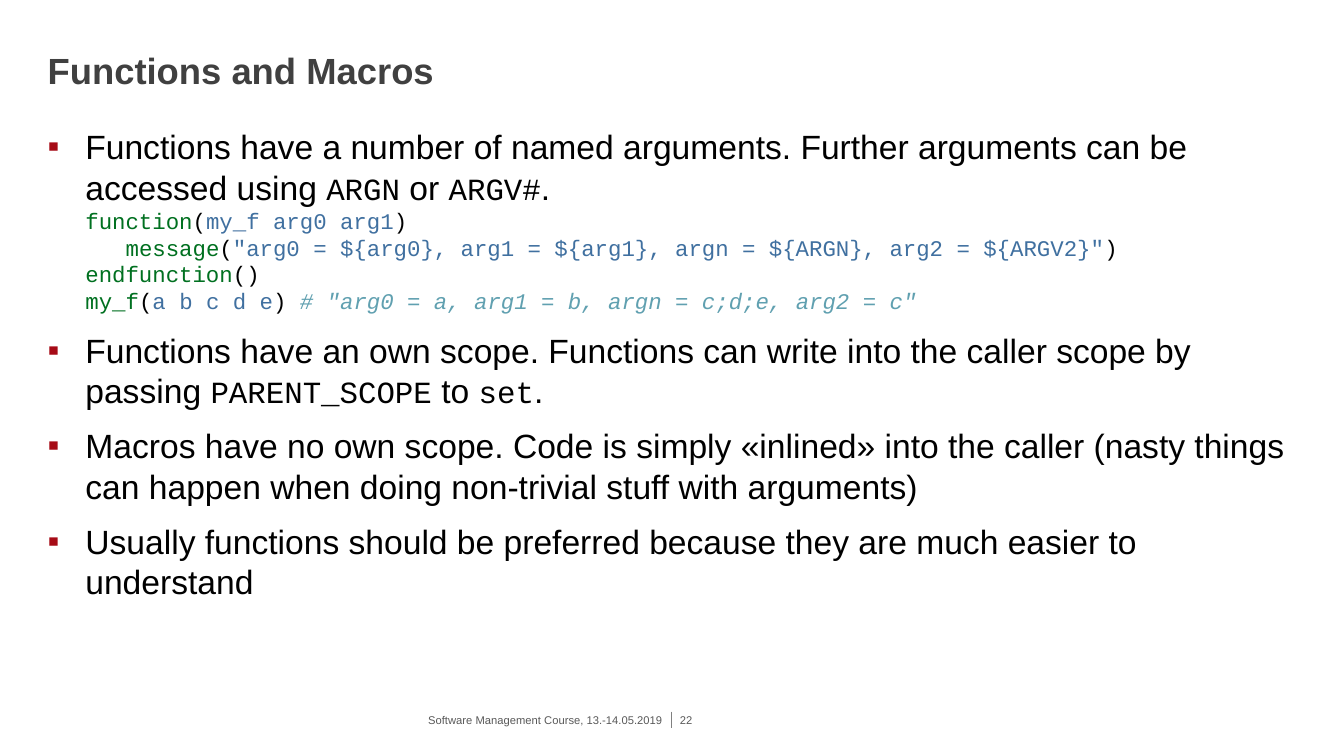
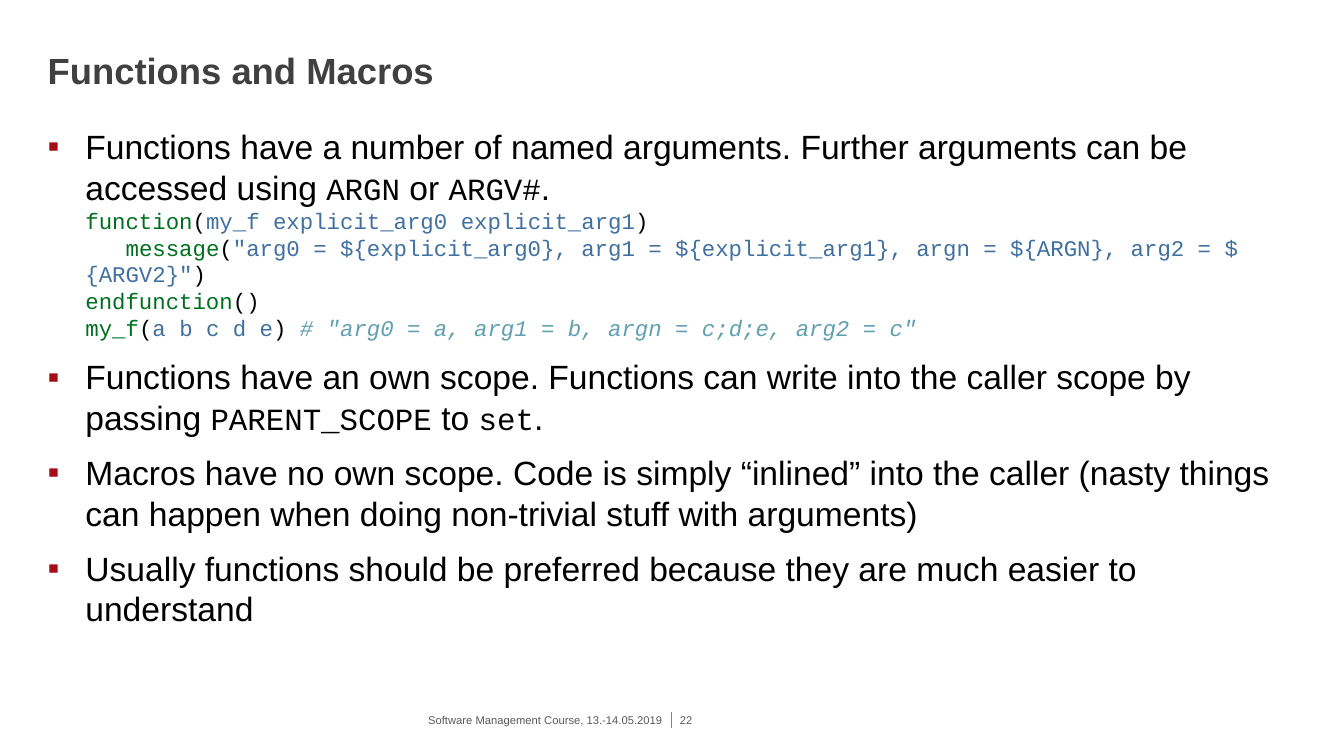
Before and after one commit to eth-cscs/SoftwareManagementCourse2019, a slide deck: slide 22 of cmake/2019-05-13^.14_CMake.pptx. Drawn at 1344x756 pixels with LibreOffice and Linux fonts; fonts in the diff are those of the drawing; background and template pictures are left out. Boxes give left, top, right and bottom in pixels: in the first picture for what was removed or moved away, otherwise in the second. Text is boxed around its words. In the diff, an @@ line names an element or a change of style, - is before the commit and + after.

```diff
--- a/cmake/2019-05-13^.14_CMake.pptx
+++ b/cmake/2019-05-13^.14_CMake.pptx
@@ text at bbox=[85, 134, 1187, 341]: text changed; text colour #000000 to #4070A0 @@
-▪ Functions have a number of named arguments. Further arguments can be accessed using ARGN or ARGV#.
-  function(my_f arg0 arg1)
-  message("arg0 = ${arg0}, arg1 = ${arg1}, argn = ${ARGN}, arg2 = ${ARGV2}")
-  endfunction()
-  my_f(a b c d e) # "arg0 = a, arg1 = b, argn = c;d;e, arg2 = c"
+▪ Functions have a number of named arguments. Further arguments can be accessed using ARGN or ARGV#.
+  function(my_f explicit_arg0 explicit_arg1)
+  message("arg0 = ${explicit_arg0}, arg1 = ${explicit_arg1}, argn = ${ARGN}, arg2 = ${ARGV2}")
+  endfunction()
+  my_f(a b c d e) # "arg0 = a, arg1 = b, argn = c;d;e, arg2 = c"
@@ text at bbox=[85, 460, 1270, 533]: text changed @@
-▪ Macros have no own scope. Code is simply «inlined» into the caller (nasty things can happen when doing non-trivial stuff with arguments)
+▪ Macros have no own scope. Code is simply “inlined” into the caller (nasty things can happen when doing non-trivial stuff with arguments)
```
Also in this commit, not shown: 19 other slides changed, 3 slides added.
